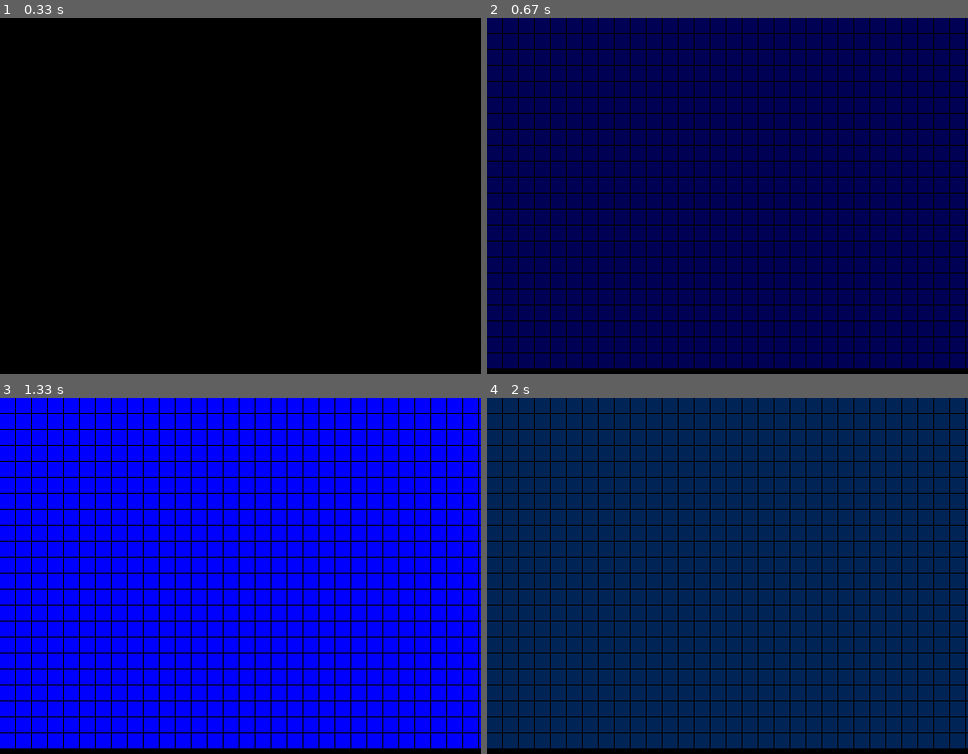
Above: before the commit, frames 1-4 (two rows, left to right).
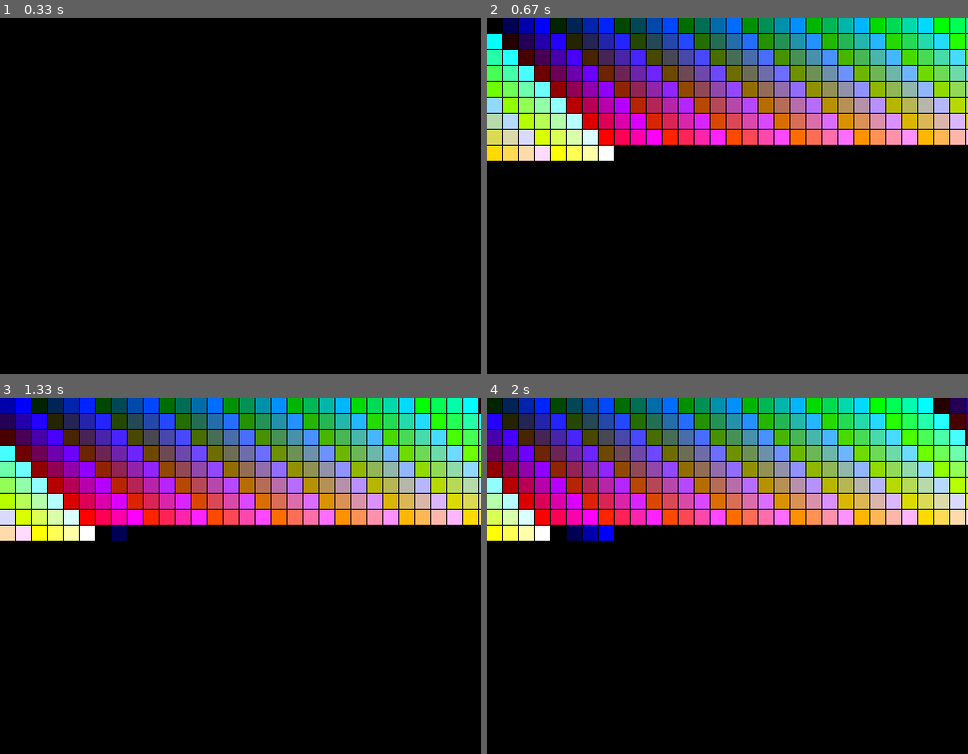
Above: after the commit, the same moments.

Repository: barbeque/Learning
Game: pygame game, started from palettes/palpaint.py
Two runs of this game, one before a commit and one after it. Both use one fixed random seed, a clock stepped at 60 frames per second and the inputs below. The source is Python 2; it was converted automatically to run under Python 3.
Inputs:
- Up to frame 1 (0.33 s): no input
- Up to frame 2 (0.67 s): hold P from 0.33 s (still down)
- Up to frame 3 (1.33 s): release P at 0.8 s; tap Enter at 0.83 s; tap Space at 1.17 s
- Up to frame 4 (2 s): tap Enter at 1.5 s; tap Space at 1.83 s

Frame 1 is identical in both runs. In frame 2, 87% of the frame differs, in the area x 0-100%, y 0-99%; in frame 3, 87%; in frame 4, 87%.

Commit message:
Cleaning up palette mode

Diff:
--- a/palettes/palpaint.py
+++ b/palettes/palpaint.py
@@ -72,8 +72,6 @@
 boxGap = 1
 
 width, height = surface.get_size()
-print width, height
-print (width / (boxSize + boxGap)), (height / (boxSize + boxGap))
 
 spriteBuffer = []
 for r in range(height / (boxSize + boxGap)):
@@ -83,12 +81,16 @@
 	spriteBuffer.append(row)
 
 while isRunning:
+	pygame.draw.rect(surface, pygame.Color('black'), Rect(0, 0, width, height))
+
 	for event in pygame.event.get():
 		if event.type == QUIT:
 			isRunning = False
 		elif event.type == KEYDOWN:
 			if event.key == pygame.K_ESCAPE:
 				isRunning = False
+			elif event.key == pygame.K_p:
+				paletteOpen = not paletteOpen
 			else:
 				palette = cyclePalette(palette, 1)
 
